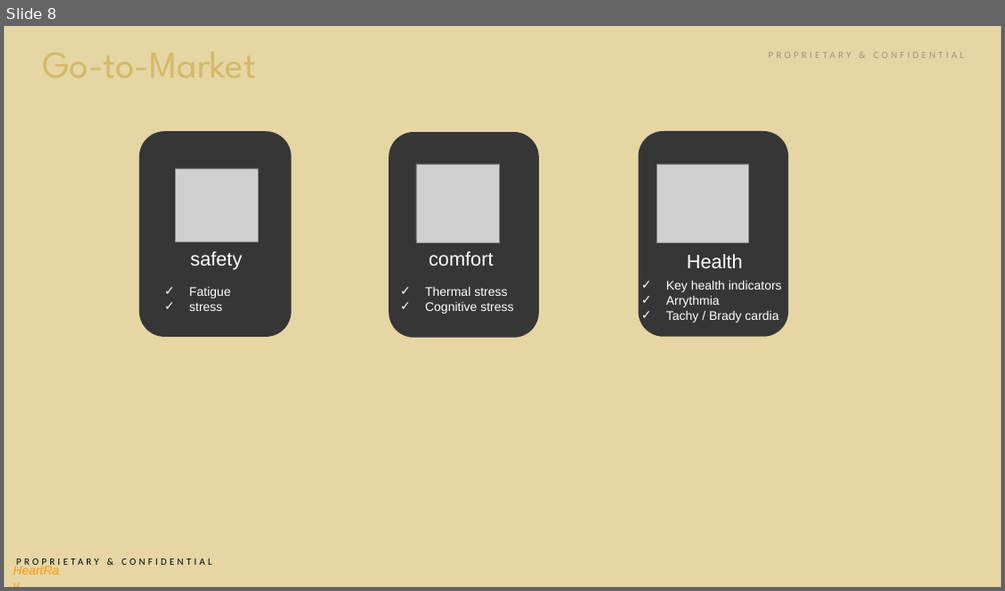
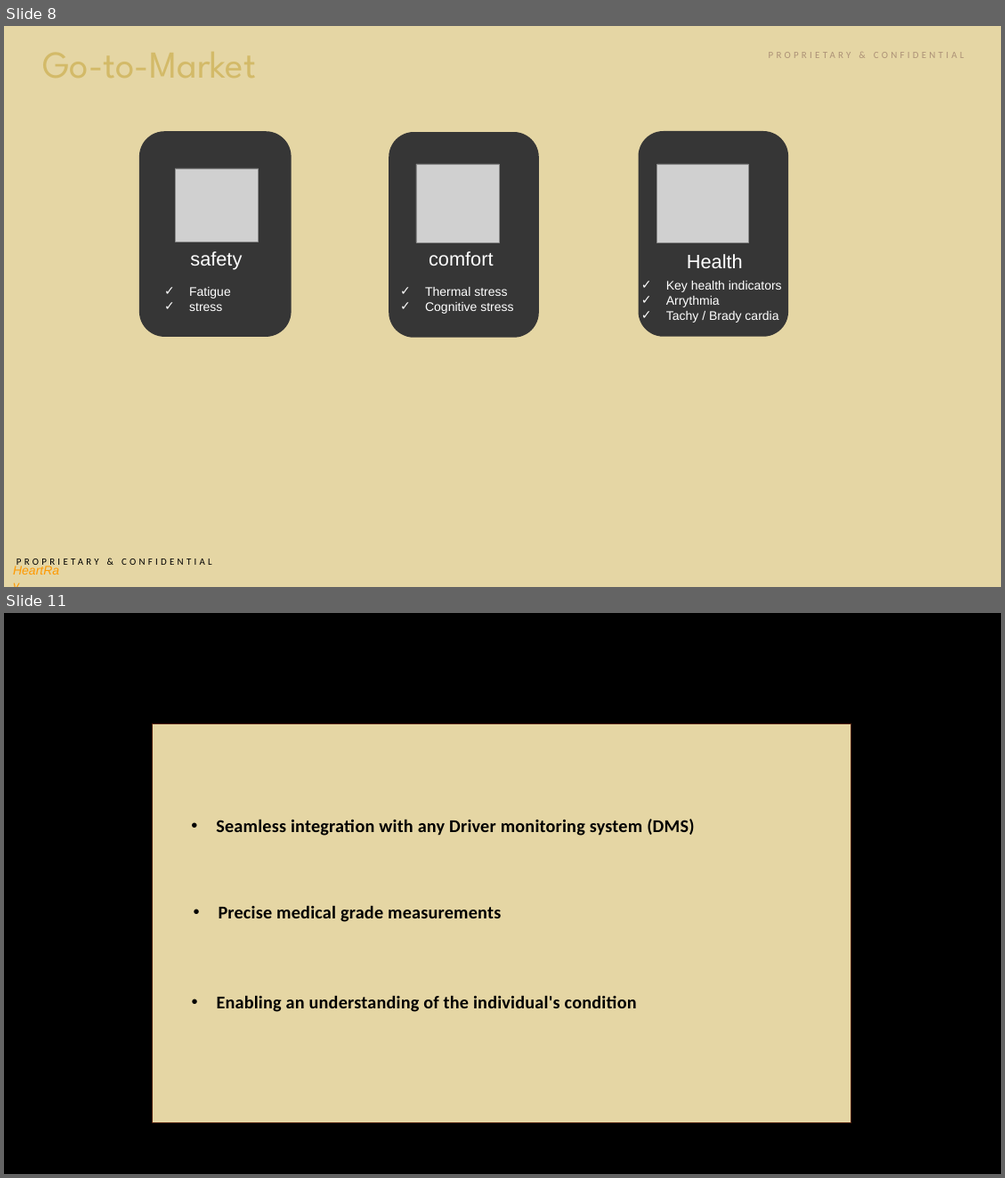
Before and after one commit to rancalifa/HeartRay-webpage, a slide deck: HeartRay-website .pptx. Shown one above the other, each under a label of ours: slide 8 before the commit, slides 8 and 11 after it; the slides between them are not shown. The pictures are 1005x591 and 1005x1178 pixels, drawn with LibreOffice and Linux fonts; fonts in the diff are those of the drawing; grey boxes stand for pictures; background and template pictures are left out. Boxes give left, top, right and bottom in pixels: in the first picture for what was removed or moved away, otherwise in the second. Text is boxed around its words. In the diff, an @@ line names an element or a change of style, - is before the commit and + after.

```diff
--- a/HeartRay-website .pptx
+++ b/HeartRay-website .pptx
@@ slide 11 added at (x1=4, y1=613, x2=1001, y2=1174), background picture (left out) @@
@@ rectangle added at (x1=153, y1=723, x2=851, y2=1122), fill #E5D6A4, outline #521E0C 1.25 pt @@
@@ text added at (x1=216, y1=819, x2=694, y2=835), 26 pt, text #000000, bold @@
+• Seamless integration with any Driver monitoring system (DMS)
@@ text added at (x1=218, y1=905, x2=501, y2=922), 26 pt, text #000000, bold @@
+• Precise medical grade measurements
@@ text added at (x1=217, y1=995, x2=637, y2=1012), 26 pt, text #000000, bold @@
+• Enabling an understanding of the individual's condition
```
Also in this commit, not shown: 2 slides changed, 2 other slides added, 6 other files.
